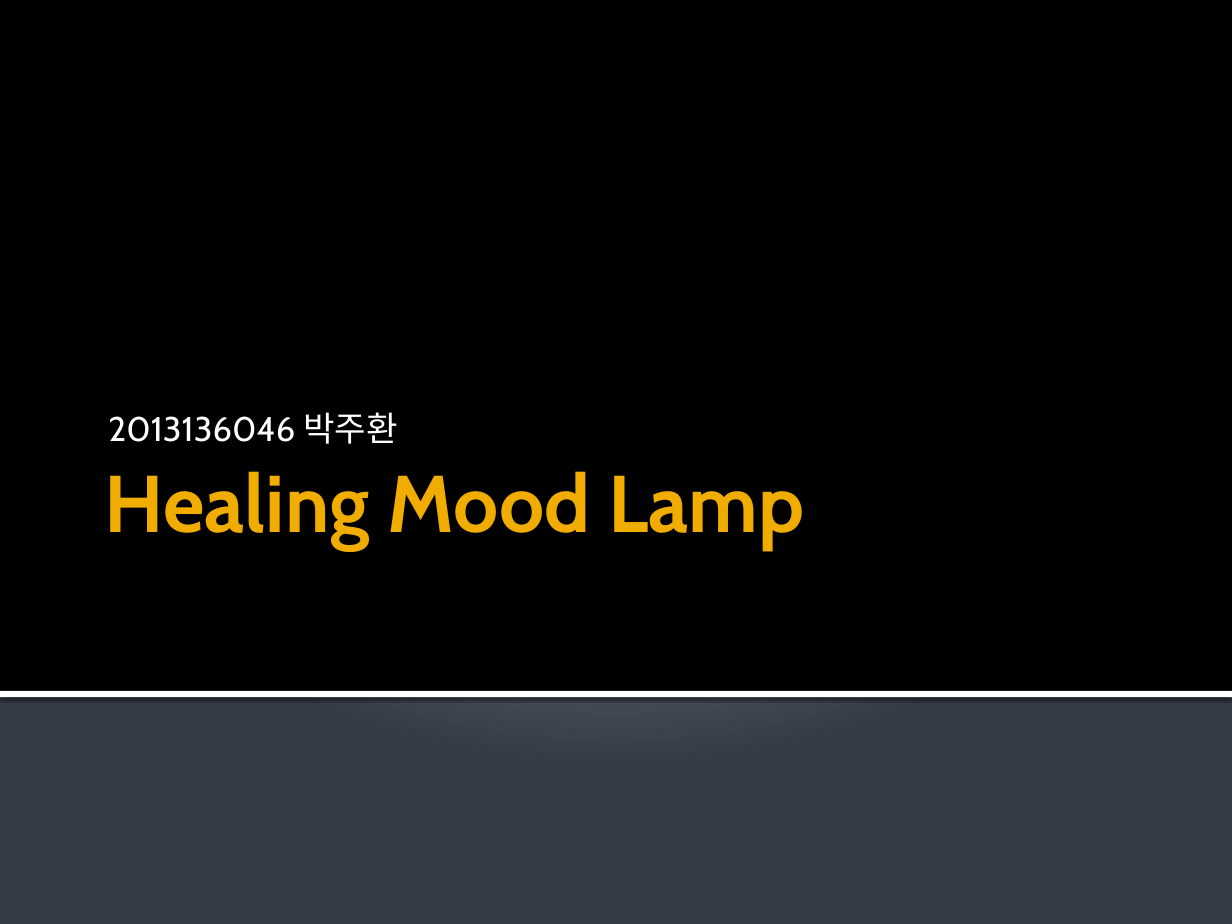
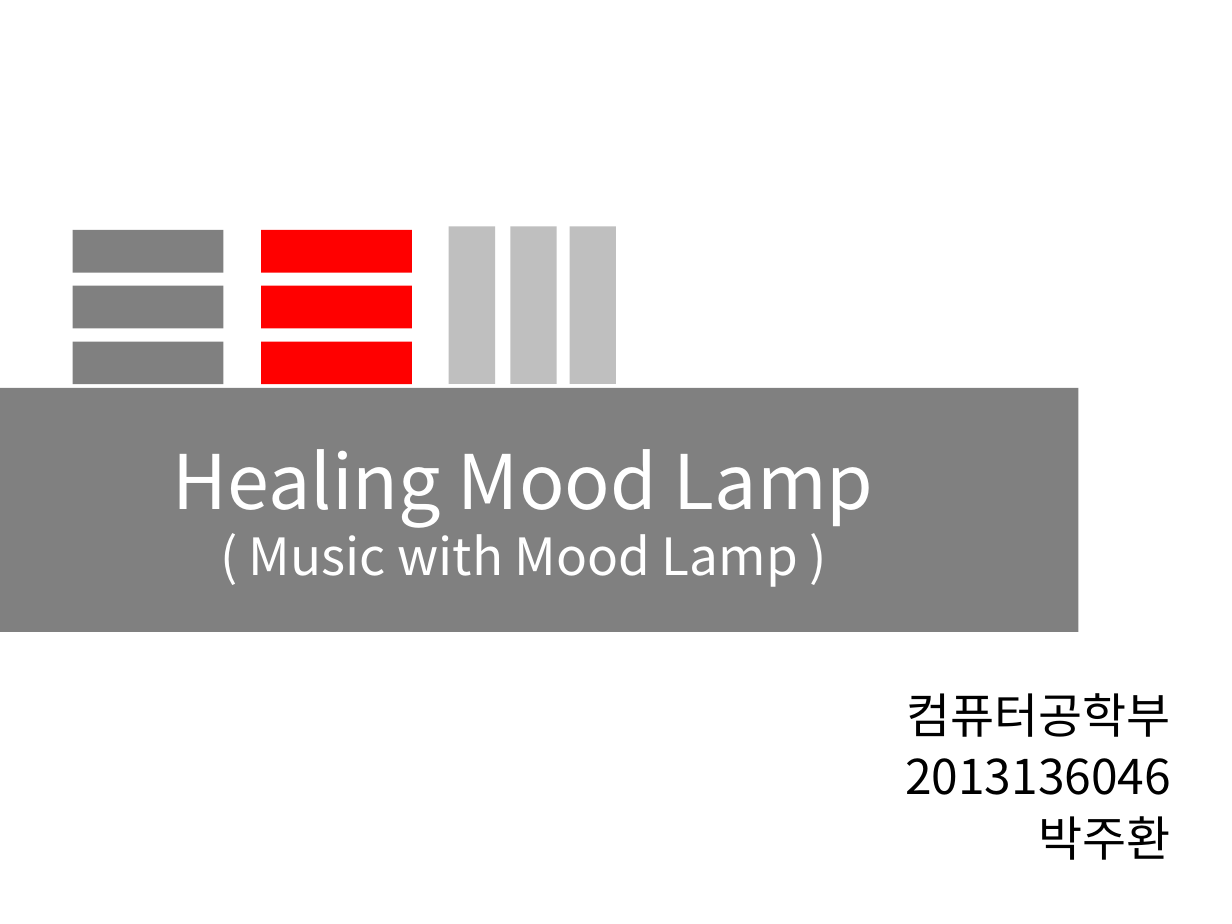
Before and after one commit to kutmicro/2013136046, a slide deck: slide 1 of 보고서/Healing Mood Lamp.pptx. Drawn at 1232x924 pixels with LibreOffice and Linux fonts; fonts in the diff are those of the drawing. Boxes give left, top, right and bottom in pixels: in the first picture for what was removed or moved away, otherwise in the second. Text is boxed around its words. In the diff, an @@ line names an element or a change of style, - is before the commit and + after.

```diff
--- a/보고서/Healing Mood Lamp.pptx
+++ b/보고서/Healing Mood Lamp.pptx
@@ background gradient #C1C5D3 to #BFC4D2 to #353B47 to #FFFFFF @@
@@ rectangle removed at (0,0,1232,692) @@
@@ rectangle added at (73,230,224,274), fill #808080 @@
@@ rectangle added at (261,230,411,274), fill #FF0000 @@
@@ rectangle added at (448,227,495,384), fill #BFBFBF @@
@@ rectangle added at (510,227,557,384), fill #BFBFBF @@
@@ rectangle added at (569,227,616,384), fill #BFBFBF @@
@@ rectangle added at (73,286,224,329), fill #808080 @@
@@ rectangle added at (261,286,411,329), fill #FF0000 @@
@@ rectangle added at (73,341,224,384), fill #808080 @@
@@ rectangle added at (261,341,411,384), fill #FF0000 @@
@@ rectangle added at (0,388,1078,632), fill #808080 @@
@@ title "Healing Mood Lamp ( Music ..." at (173,449,874,587): vertical alignment top to middle @@
@@ subtitle removed at (108,412,398,444) @@
-2013136046 박주환
@@ title at (173,449,874,587): text changed; size 47 to 30 pt; font Cabin to Noto Sans CJK KR; text colour #F0AD00 to #FFFFFF; bold off @@
-Healing Mood Lamp
+Healing Mood Lamp
+( Music with Mood Lamp )
@@ rectangle removed at (0,691,1232,697) @@
@@ subtitle added at (905,693,1171,860), 28 pt, text #000000 @@
+컴퓨터공학부
+2013136046
+박주환
```
Also in this commit, not shown: 6 other slides changed, 2 slides added, 3 slides removed.
